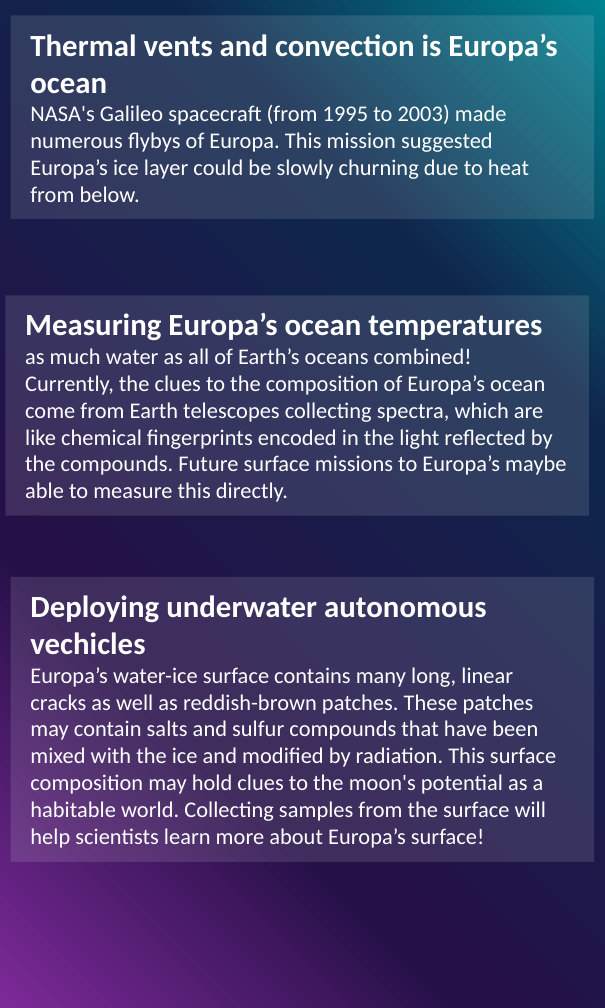
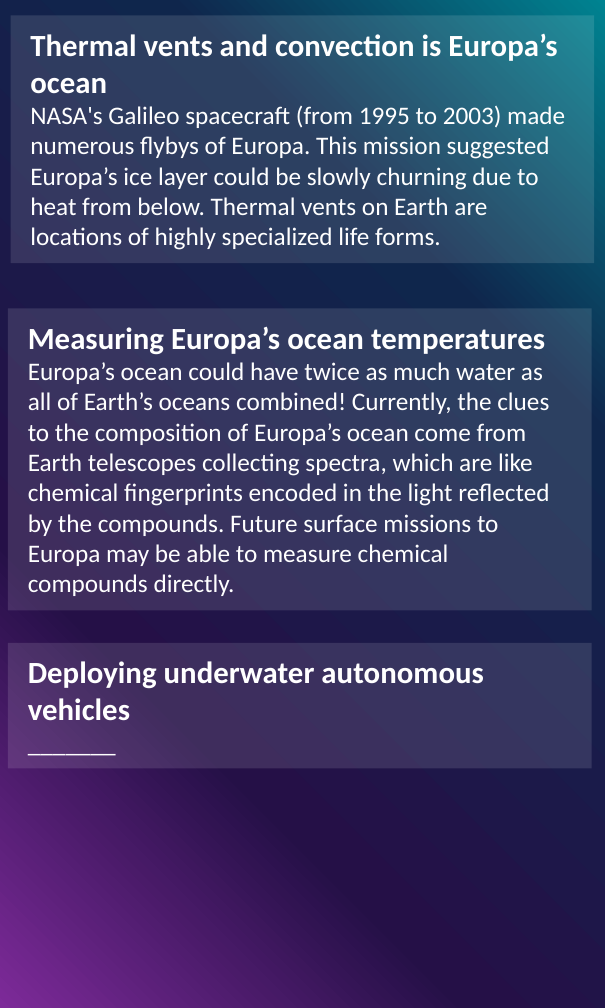
Before and after one commit to lkstanwyck/SpaceApps2021, a slide deck: slide 2 of Mission Cards.pptx. Drawn at 605x1008 pixels with LibreOffice and Linux fonts; fonts in the diff are those of the drawing. Boxes give left, top, right and bottom in pixels: in the first picture for what was removed or moved away, otherwise in the second. Text is boxed around its words. In the diff, an @@ line names an element or a change of style, - is before the commit and + after.

```diff
--- a/Mission Cards.pptx
+++ b/Mission Cards.pptx
@@ rectangle "Thermal vents and convection is ...": place and size @@
-rectangle "Thermal vents and convection is ..." at (10, 16, 593, 220)
+rectangle "Thermal vents and convection is ..." at (10, 16, 593, 264)
@@ text in rectangle at (30, 106, 565, 250): text changed; size 8 to 9 pt @@
-NASA's Galileo spacecraft (from 1995 to 2003) made numerous flybys of Europa. This mission suggested Europa’s ice layer could be slowly churning due to heat from below.
+NASA's Galileo spacecraft (from 1995 to 2003) made numerous flybys of Europa. This mission suggested Europa’s ice layer could be slowly churning due to heat from below. Thermal vents on Earth are locations of highly specialized life forms.
@@ rectangle "Measuring Europa’s ocean temperatures": place and size @@
-rectangle "Measuring Europa’s ocean temperatures" at (6, 294, 589, 514)
+rectangle "Measuring Europa’s ocean temperatures" at (8, 309, 591, 611)
@@ text in rectangle at (28, 362, 549, 596): text changed; size 8 to 9 pt @@
-as much water as all of Earth’s oceans combined!
-Currently, the clues to the composition of Europa’s ocean come from Earth telescopes collecting spectra, which are like chemical fingerprints encoded in the light reflected by the compounds. Future surface missions to Europa’s maybe able to measure this directly.
+Europa’s ocean could have twice as much water as all of Earth’s oceans combined! Currently, the clues to the composition of Europa’s ocean come from Earth telescopes collecting spectra, which are like chemical fingerprints encoded in the light reflected by the compounds. Future surface missions to Europa may be able to measure chemical compounds directly.
@@ rectangle "Deploying underwater autonomous vehicles": place and size @@
-rectangle "Deploying underwater autonomous vehicles" at (10, 577, 593, 861)
+rectangle "Deploying underwater autonomous vehicles" at (8, 643, 591, 768)
@@ text in rectangle at (28, 661, 484, 721): text changed; size 8 to 11 pt; bold on @@
-Deploying underwater autonomous vechicles
-Europa’s water-ice surface contains many long, linear cracks as well as reddish-brown patches. These patches may contain salts and sulfur compounds that have been mixed with the ice and modified by radiation. This surface composition may hold clues to the moon's potential as a habitable world. Collecting samples from the surface will help scientists learn more about Europa’s surface!
+Deploying underwater autonomous vehicles
+_______
```
Also in this commit, not shown: 7 other slides changed.
